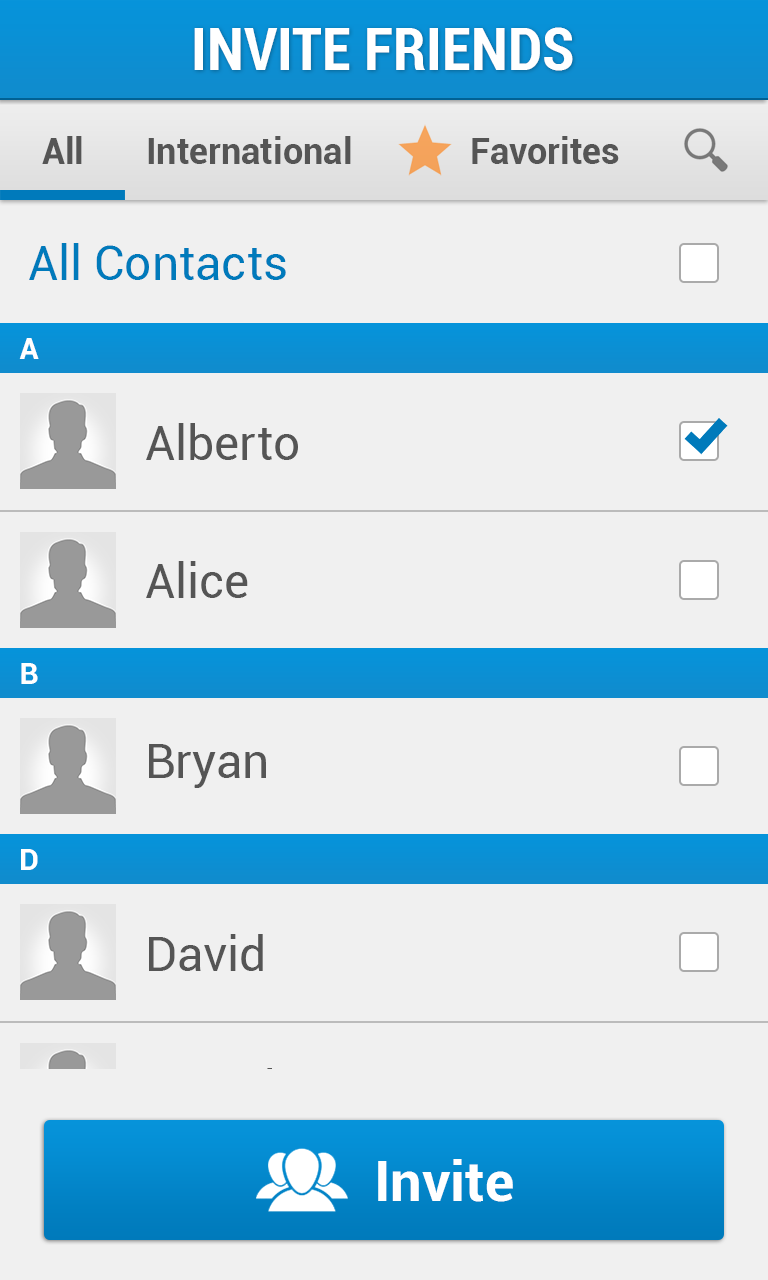
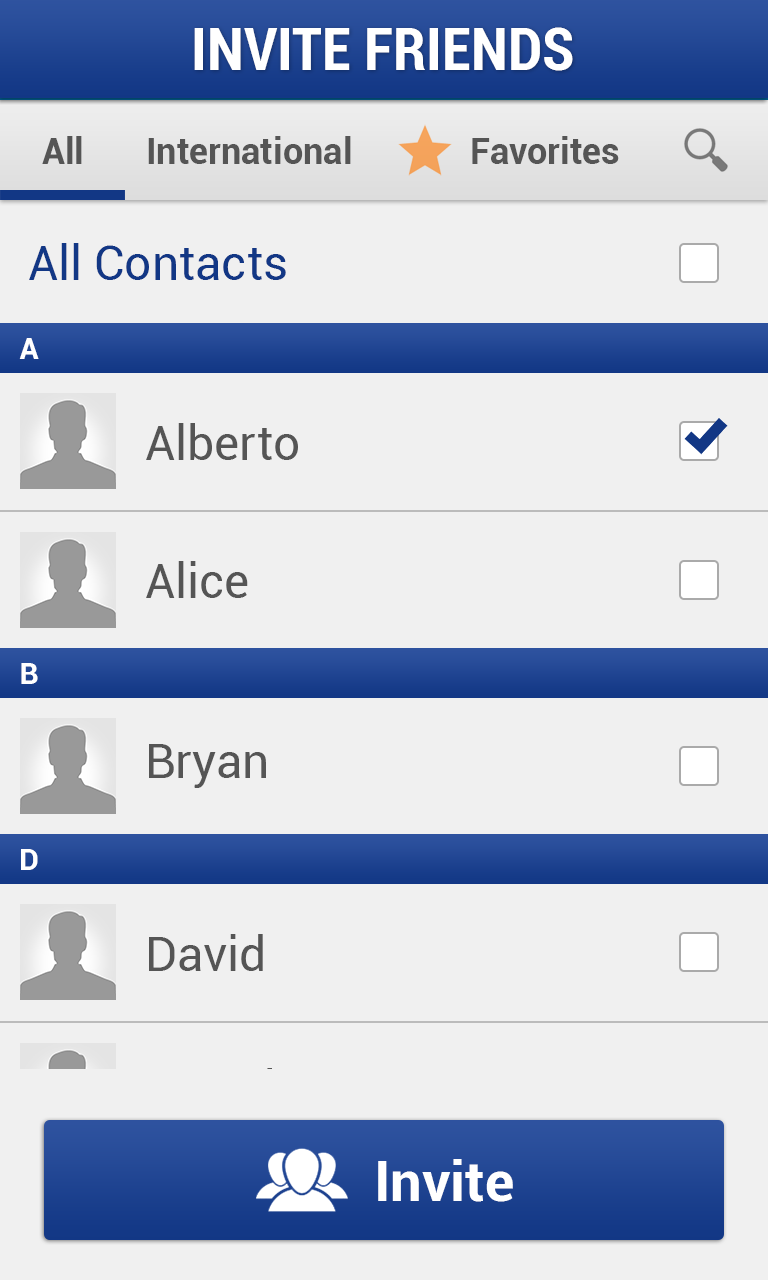
Revision of a layered (768, 1280) image; what changed, layer by layer:
painted on "All Contacts" over (29, 243, 286, 280)
